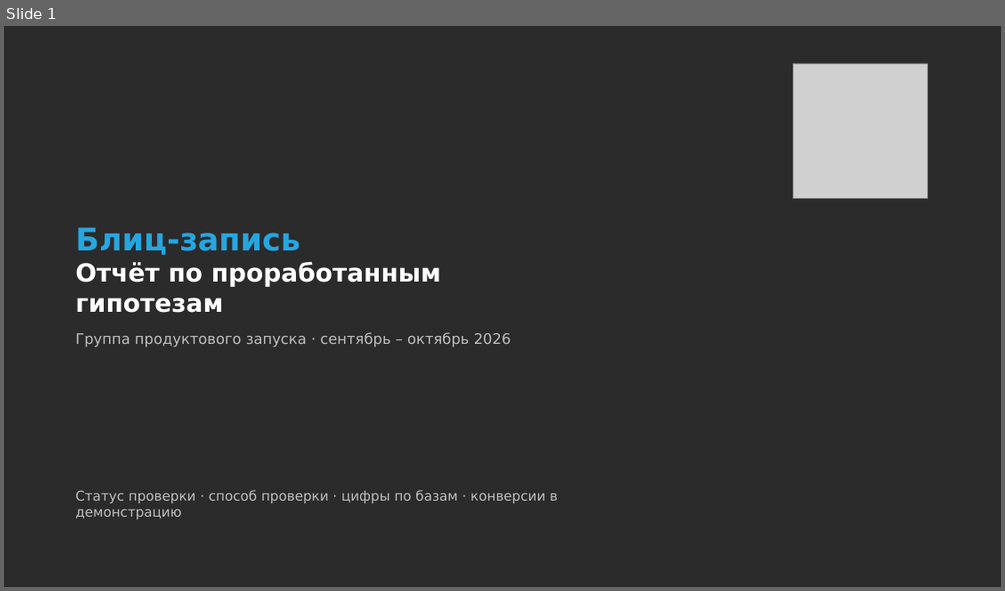
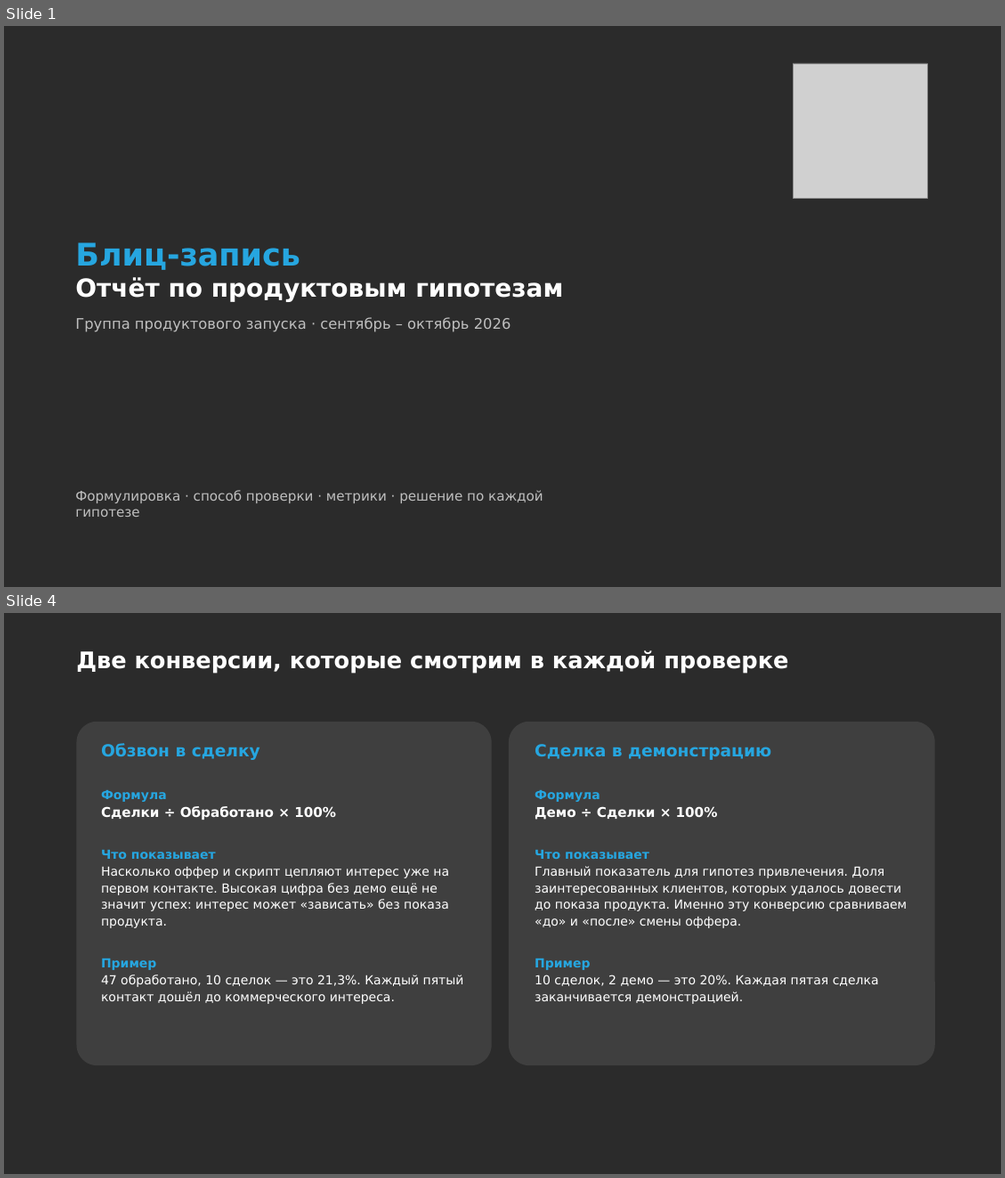
Before and after one commit to daaanilNikonov/for-lisa, a slide deck: presentation/Блиц-запись_Отчет_по_гипотезам.pptx. Shown one above the other, each under a label of ours: slide 1 before the commit, slides 1 and 4 after it; the slides between them are not shown. The pictures are 1005x591 and 1005x1178 pixels, drawn with LibreOffice and Linux fonts; fonts in the diff are those of the drawing; grey boxes stand for pictures; background and template pictures are left out; a plain dark background stands for a picture behind light text. Boxes give left, top, right and bottom in pixels: in the first picture for what was removed or moved away, otherwise in the second. Text is boxed around its words. In the diff, an @@ line names an element or a change of style, - is before the commit and + after.

```diff
--- a/presentation/Блиц-запись_Отчет_по_гипотезам.pptx
+++ b/presentation/Блиц-запись_Отчет_по_гипотезам.pptx
@@ slide 4 added at <box>4,613,1001,1174</box>, background picture (left out) @@
@@ title added at <box>76,650,788,674</box>, 22 pt, text #FFFFFF, bold @@
+Две конверсии, которые смотрим в каждой проверке
@@ rounded rectangle added at <box>77,722,492,1065</box>, fill #3F3F3F @@
@@ text added at <box>101,743,260,760</box>, 16 pt, text #26A6E0, bold @@
+Обзвон в сделку
@@ rounded rectangle added at <box>509,722,935,1065</box>, fill #3F3F3F @@
@@ text added at <box>534,744,771,760</box>, 16 pt, text #26A6E0, bold @@
+Сделка в демонстрацию
@@ text added at <box>101,790,464,1004</box>, 12 pt, text #FFFFFF @@
+Формула
+Сделки ÷ Обработано × 100%
+Что показывает
+Насколько оффер и скрипт цепляют интерес уже на первом контакте. Высокая цифра без демо ещё не значит успех: интерес может «зависать» без показа продукта.
+Пример
+47 обработано, 10 сделок — это 21,3%. Каждый пятый контакт дошёл до коммерческого интереса.
@@ text added at <box>534,790,907,1004</box>, 12 pt, text #FFFFFF @@
+Формула
+Демо ÷ Сделки × 100%
+Что показывает
+Главный показатель для гипотез привлечения. Доля заинтересованных клиентов, которых удалось довести до показа продукта. Именно эту конверсию сравниваем «до» и «после» смены оффера.
+Пример
+10 сделок, 2 демо — это 20%. Каждая пятая сделка заканчивается демонстрацией.
@@ slide 1 changed as well @@
@@ title at <box>75,277,563,302</box>: text changed @@
-Отчёт по проработанным гипотезам
+Отчёт по продуктовым гипотезам
@@ subtitle at <box>75,490,543,516</box>: text changed @@
-Статус проверки · способ проверки · цифры по базам · конверсии в демонстрацию
+Формулировка · способ проверки · метрики · решение по каждой гипотезе
```
Also in this commit, not shown: 16 other slides added, 9 slides removed, 1 other file.
